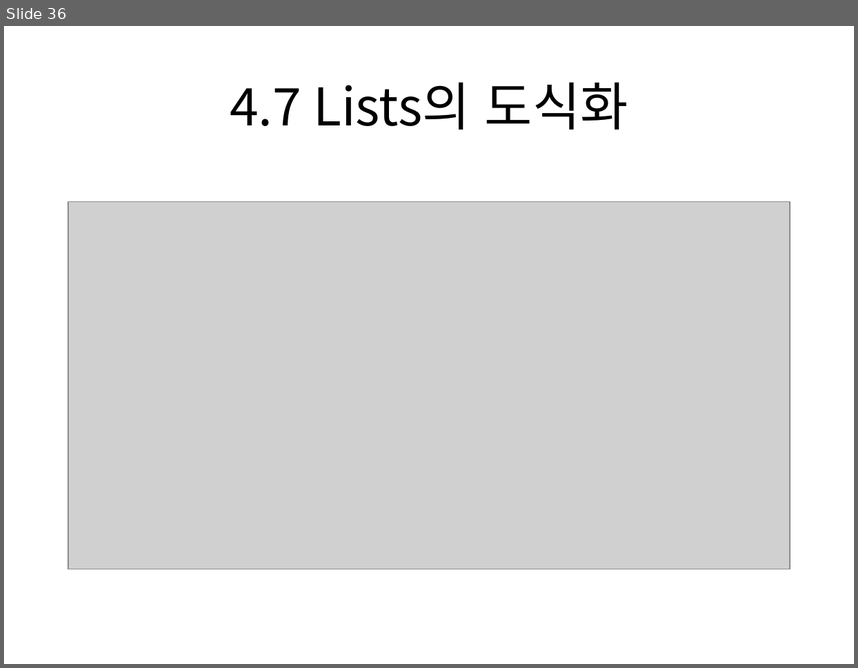
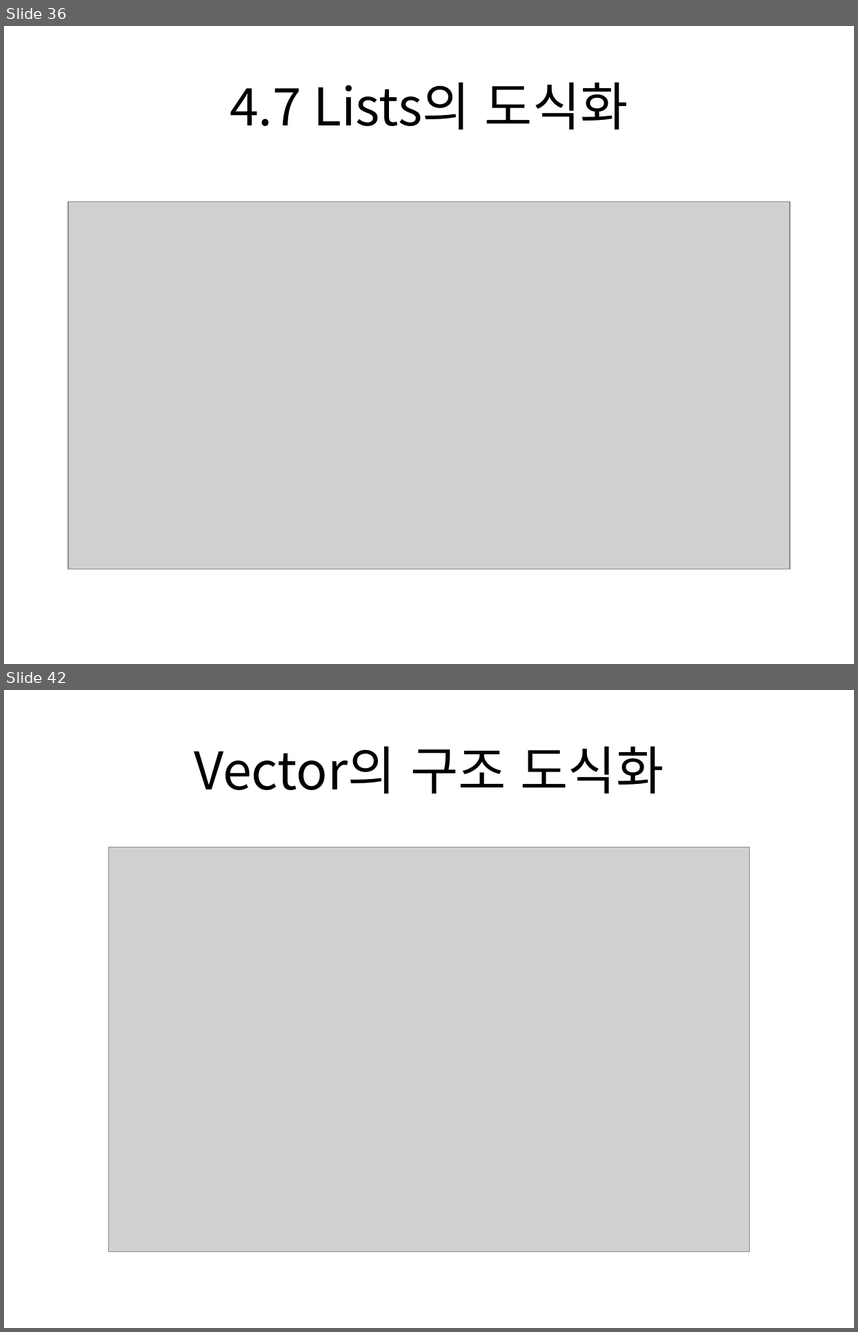
Before and after one commit to freepsw/FunctionalProgrammingScala, a slide deck: doc/Cousera_Functional Programming parctice.pptx. Shown one above the other, each under a label of ours: slide 36 before the commit, slides 36 and 42 after it; the slides between them are not shown. The pictures are 858x668 and 858x1332 pixels, drawn with LibreOffice and Linux fonts; fonts in the diff are those of the drawing; grey boxes stand for pictures. Boxes give left, top, right and bottom in pixels: in the first picture for what was removed or moved away, otherwise in the second. Text is boxed around its words. In the diff, an @@ line names an element or a change of style, - is before the commit and + after.

```diff
--- a/doc/Cousera_Functional Programming parctice.pptx
+++ b/doc/Cousera_Functional Programming parctice.pptx
@@ slide 42 added at box(4, 690, 854, 1328), background #FFFFFF @@
@@ title added at box(194, 746, 664, 793), 44 pt, text #000000 @@
+Vector의 구조 도식화
@@ picture added at box(109, 847, 749, 1251) @@
```
Also in this commit, not shown: 6 other slides added, 4 other files.
